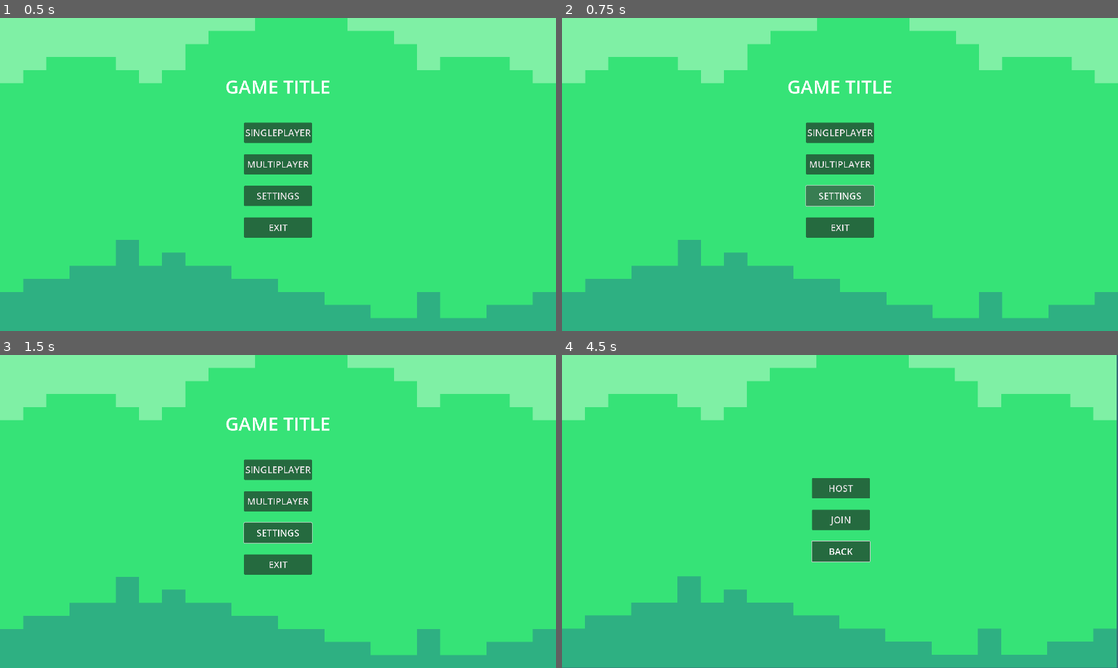
Above: before the commit, frames 1-4 (two rows, left to right).
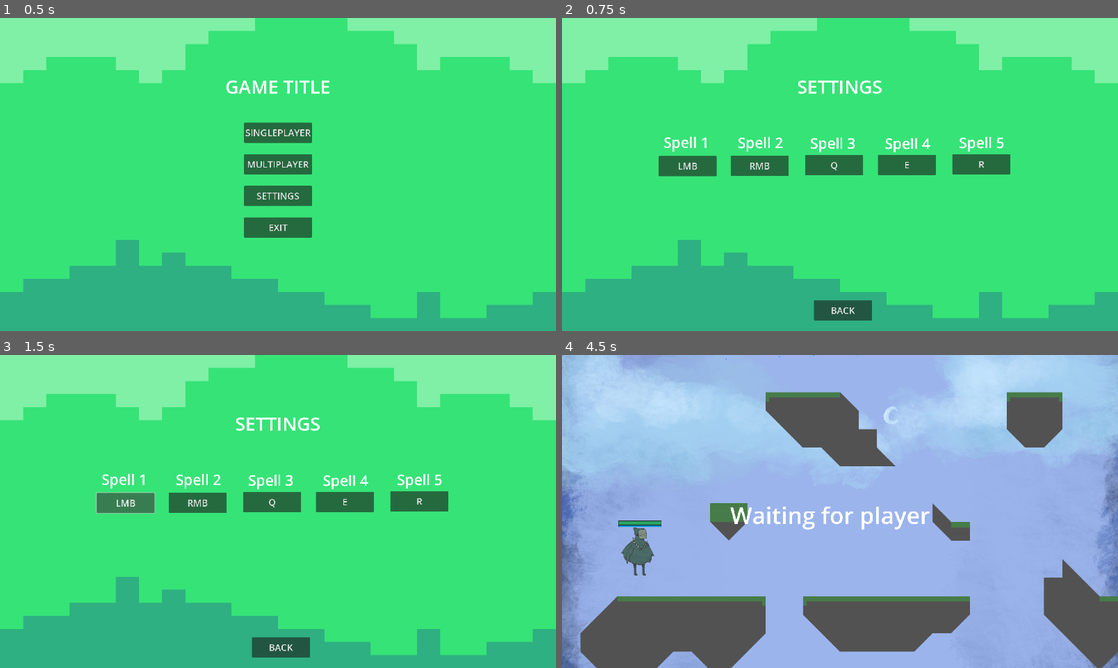
Above: after the commit, the same moments.

Repository: RealityGalaxy/Varis
Game: Godot game, scene res://scenes/menus/main_menu/main_menu.tscn
Same seed, same stepped clock (60 frames per second), same inputs: the game is played once before the commit and once after it. The engine's default icon, where the game draws it, is replaced by a stand-in: a white triangle on a blue panel in a dark square.
Inputs (mouse positions are in pixels of both pictures, inside the frame that each line leads up to):
- Up to frame 1 (0.5 s): no input
- Up to frame 2 (0.75 s): click "SETTINGS" at 0.5 s
- Up to frame 3 (1.5 s): click (127, 502) at 1.25 s, where only the run after the commit has a clickable "LMB"
- Up to frame 4 (4.5 s): click (762, 502) at 2 s, where only the run after the commit has a clickable "RMB"; click (834, 502) at 2.75 s, where only the run after the commit has a clickable "Q"; click "BACK" at 3.5 s; click (840, 470) at 4.25 s, where only the run after the commit has a clickable "SINGLEPLAYER"

Frame 1 is identical in both runs. In frame 2, 7.1% of the frame differs, in the area x 17-81%, y 19-97%; in frame 3, 7.2%; in frame 4, 100%, in the area x 0-100%, y 0-100%.
Error before the commit: Parse Error: Identifier "SteamMultiplayerPeer" not declared in the current scope. (res://scenes/multiplayer/multiplayerScreen.gd:4)

Commit message:
Settings

Diff:
--- a/Varis/scenes/menus/main_menu/main_menu.gd
+++ b/Varis/scenes/menus/main_menu/main_menu.gd
@@ -7,7 +7,7 @@
 	get_tree().change_scene_to_file("res://scenes/multiplayer/multiplayerScreen.tscn")
 
 func _on_settings_pressed():
-	pass # Replace with function body.
+	get_tree().change_scene_to_file("res://scenes/menus/settings/settings.tscn")
 
 func _on_exit_pressed():
 	get_tree().quit()
--- /dev/null
+++ b/Varis/scenes/menus/settings/settings.gd
@@ -0,0 +1,4 @@
+extends Control
+
+func _on_back_pressed():
+	get_tree().change_scene_to_file("res://scenes/menus/main_menu/main_menu.tscn")
--- /dev/null
+++ b/Varis/scenes/menus/settings/settings.tscn
@@ -0,0 +1,143 @@
+[gd_scene load_steps=3 format=3 uid="uid://6srfvsjefcmq"]
+
+[ext_resource type="Script" path="res://scenes/menus/settings/settings.gd" id="1_1jwcg"]
+[ext_resource type="Texture2D" uid="uid://crdip2y5gklpt" path="res://graphics/placeholder/tile_0014.png" id="2_e4k6s"]
+
+[node name="Settings" type="Control"]
+layout_mode = 3
+anchors_preset = 15
+anchor_right = 1.0
+anchor_bottom = 1.0
+grow_horizontal = 2
+grow_vertical = 2
+script = ExtResource("1_1jwcg")
+
+[node name="Background" type="TextureRect" parent="."]
+layout_mode = 1
+anchors_preset = 15
+anchor_right = 1.0
+anchor_bottom = 1.0
+grow_horizontal = 2
+grow_vertical = 2
+texture = ExtResource("2_e4k6s")
+
+[node name="Title" type="Label" parent="."]
+layout_mode = 2
+offset_left = 12.0
+offset_top = 192.0
+offset_right = 1908.0
+offset_bottom = 280.0
+theme_override_font_sizes/font_size = 64
+text = "SETTINGS"
+horizontal_alignment = 1
+vertical_alignment = 1
+
+[node name="MarginContainer" type="MarginContainer" parent="."]
+layout_direction = 1
+layout_mode = 1
+anchors_preset = 15
+anchor_right = 1.0
+anchor_bottom = 1.0
+grow_horizontal = 2
+grow_vertical = 2
+theme_override_constants/margin_left = 12
+theme_override_constants/margin_top = 12
+theme_override_constants/margin_right = 12
+theme_override_constants/margin_bottom = 12
+
+[node name="Label" type="Label" parent="."]
+layout_mode = 0
+offset_left = 351.0
+offset_top = 394.0
+offset_right = 508.0
+offset_bottom = 463.0
+theme_override_font_sizes/font_size = 50
+text = "Spell 1"
+
+[node name="Label2" type="Label" parent="."]
+offset_left = 607.0
+offset_top = 395.0
+offset_right = 764.0
+offset_bottom = 464.0
+theme_override_font_sizes/font_size = 50
+text = "Spell 2"
+
+[node name="Label3" type="Label" parent="."]
+offset_left = 857.0
+offset_top = 397.0
+offset_right = 1014.0
+offset_bottom = 466.0
+theme_override_font_sizes/font_size = 50
+text = "Spell 3"
+
+[node name="Label4" type="Label" parent="."]
+offset_left = 1115.0
+offset_top = 398.0
+offset_right = 1272.0
+offset_bottom = 467.0
+theme_override_font_sizes/font_size = 50
+text = "Spell 4"
+
+[node name="Label5" type="Label" parent="."]
+offset_left = 1371.0
+offset_top = 395.0
+offset_right = 1528.0
+offset_bottom = 464.0
+theme_override_font_sizes/font_size = 50
+text = "Spell 5"
+
+[node name="Spell1" type="Button" parent="."]
+custom_minimum_size = Vector2(200, 70)
+offset_left = 334.0
+offset_top = 476.0
+offset_right = 534.0
+offset_bottom = 546.0
+theme_override_font_sizes/font_size = 32
+text = "LMB"
+
+[node name="Spell2" type="Button" parent="."]
+custom_minimum_size = Vector2(200, 70)
+offset_left = 583.0
+offset_top = 475.0
+offset_right = 783.0
+offset_bottom = 545.0
+theme_override_font_sizes/font_size = 32
+text = "RMB"
+
+[node name="Spell3" type="Button" parent="."]
+custom_minimum_size = Vector2(200, 70)
+offset_left = 840.0
+offset_top = 473.0
+offset_right = 1040.0
+offset_bottom = 543.0
+theme_override_font_sizes/font_size = 32
+text = "Q"
+
+[node name="Spell4" type="Button" parent="."]
+custom_minimum_size = Vector2(200, 70)
+offset_left = 1091.0
+offset_top = 472.0
+offset_right = 1291.0
+offset_bottom = 542.0
+theme_override_font_sizes/font_size = 32
+text = "E"
+
+[node name="Spell5" type="Button" parent="."]
+custom_minimum_size = Vector2(200, 70)
+offset_left = 1348.0
+offset_top = 470.0
+offset_right = 1548.0
+offset_bottom = 540.0
+theme_override_font_sizes/font_size = 32
+text = "R"
+
+[node name="Back" type="Button" parent="."]
+custom_minimum_size = Vector2(200, 70)
+offset_left = 870.0
+offset_top = 974.0
+offset_right = 1070.0
+offset_bottom = 1044.0
+theme_override_font_sizes/font_size = 32
+text = "BACK"
+
+[connection signal="pressed" from="Back" to="." method="_on_back_pressed"]
